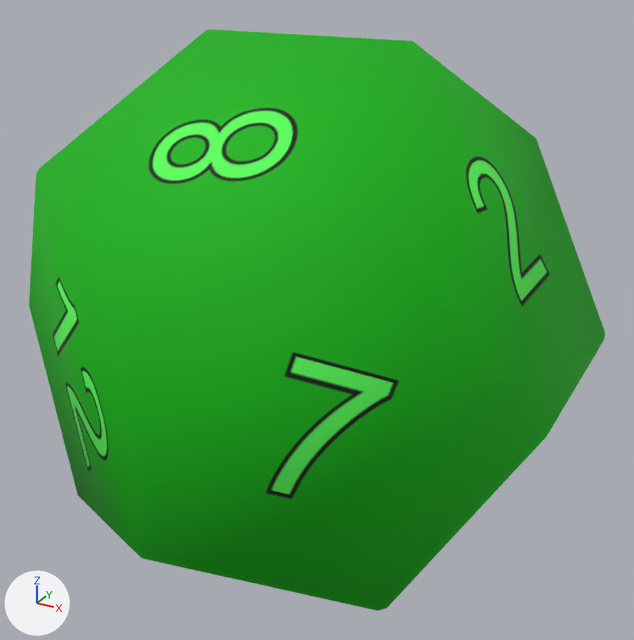
An edit to the glTF model models/d12.gltf, drawn before and after from the same camera.
Camera for both pictures: a 50 mm lens placed at (97.1, -170.8, 85.7), pointed at (2.5, 1.2, -0.3). Lighting does not change. The marker at lower left points along +X, +Y and +Z. Vertices at the same position are counted once.
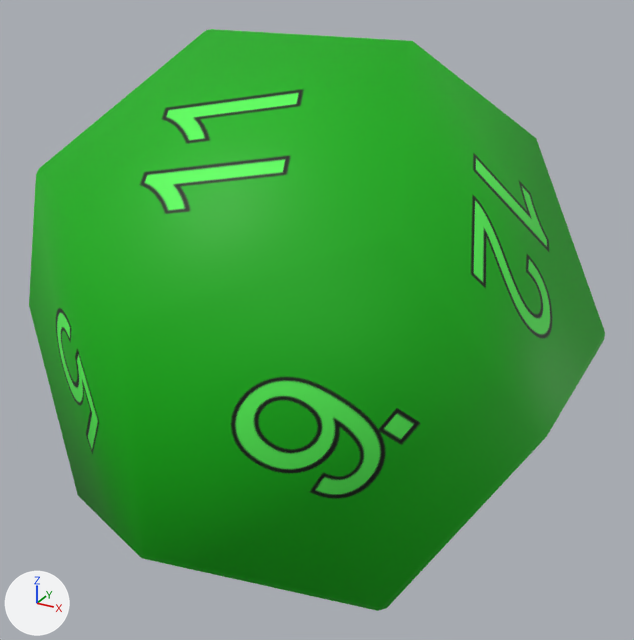
The newer file is also rescaled (x1.266), turned or shifted as a whole; pictures and numbers use the older file's frame.

Boxes (x1, y1, x2, y2) around the edits, measured in the pictures (634 x 640 px):
'Mesh_0', surface changed
    both: (50, 86, 605, 502)

What changed in the scene script:
```text
Change mat_material_0:
    where n0 = _N.new('ShaderNodeBsdfPrincipled'); n0.name = 'Principled BSDF'
    n0.inputs[2].default_value: 0.8 -> 0.6  # 'Roughness'
Change me_mesh_0:
    where me_mesh_0.from_pydata(...)  # 60 vertices, 116 faces; spans x -66.0..66.0, y -66.0..66.0, z -66.0..66.0
    used by ob_mesh_0; location = (0.0, 0.0, 0.0)
    me_mesh_0 part 1: the whole mesh is multiplied about its middle by the matrix ((0.0, -1.0, 0.0), (0.0, 0.0, 1.0), (-1.0, 0.0, 0.0))
```
